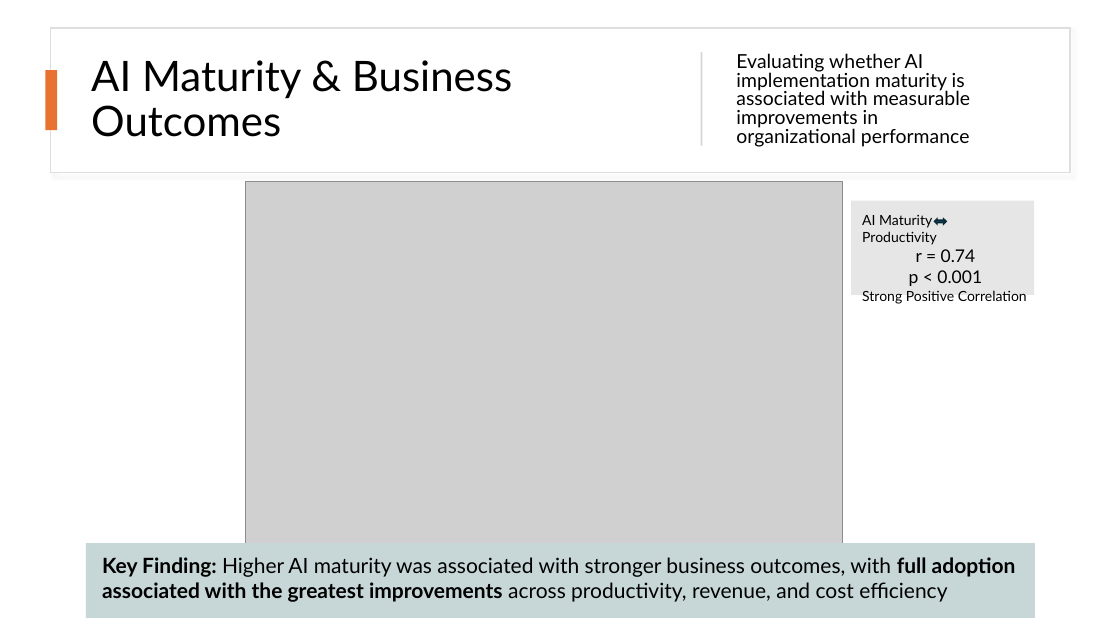
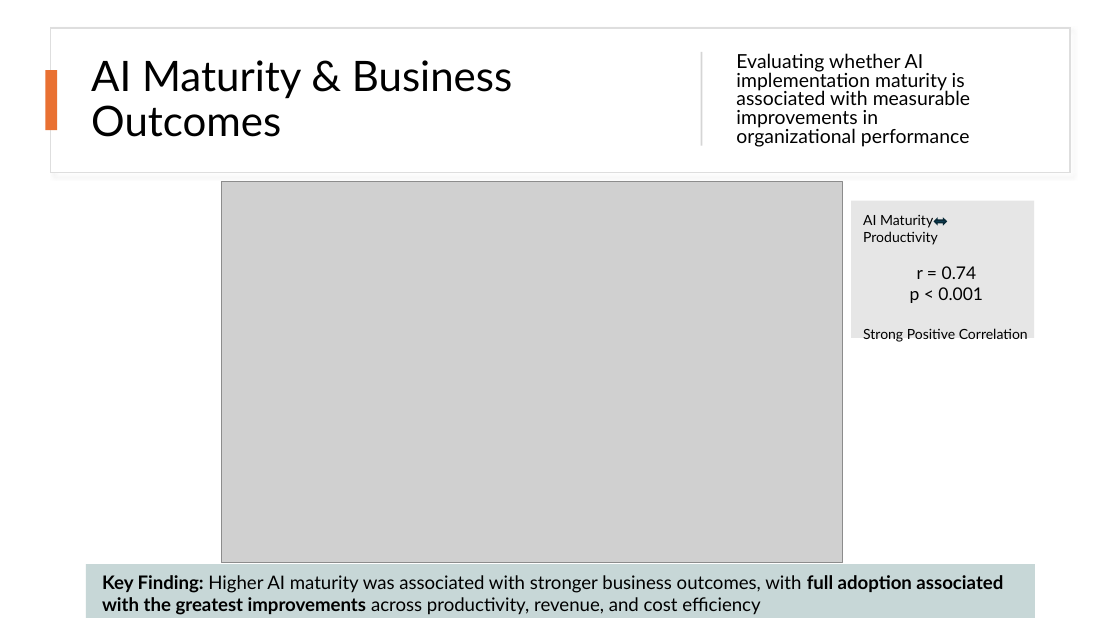
Before and after one commit to S-Shockley/MidtermAIAdoption, a slide deck: slide 5 of Presentation/Global AI Adoption & Workforce Impact Dataset.pptx. Drawn at 1120x630 pixels with LibreOffice and Linux fonts; fonts in the diff are those of the drawing; grey boxes stand for pictures. Boxes give left, top, right and bottom in pixels: in the first picture for what was removed or moved away, otherwise in the second. Text is boxed around its words. In the diff, an @@ line names an element or a change of style, - is before the commit and + after.

```diff
--- a/Presentation/Global AI Adoption & Workforce Impact Dataset.pptx
+++ b/Presentation/Global AI Adoption & Workforce Impact Dataset.pptx
@@ picture: place and size @@
-picture at (246,181,843,549)
+picture at (221,181,843,564)
@@ rectangle: place and size @@
-rectangle at (851,201,1034,295)
+rectangle at (851,201,1034,339)
@@ text "AI Maturity Productivity" rewrapped from (862,215,1027,304) to (863,215,1028,342) @@
@@ rectangle: place and size @@
-rectangle at (86,544,1035,618)
+rectangle at (86,565,1035,618)
@@ text "Key Finding: Higher AI maturity ...": place and size @@
-text "Key Finding: Higher AI maturity ..." at (102,557,1016,602)
+text "Key Finding: Higher AI maturity ..." at (102,575,1003,615)
@@ text "Key Finding: Higher AI maturity ..." at (102,575,1003,615): size 18 to 16 pt @@
```
Also in this commit, not shown: 2 other slides changed, 3 slides added, 3 slides removed.
